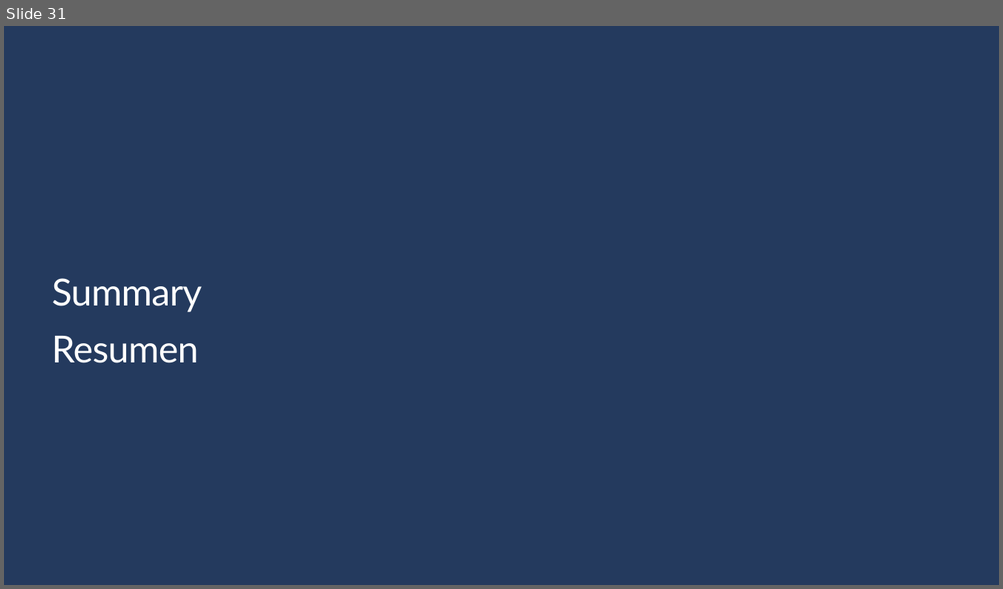
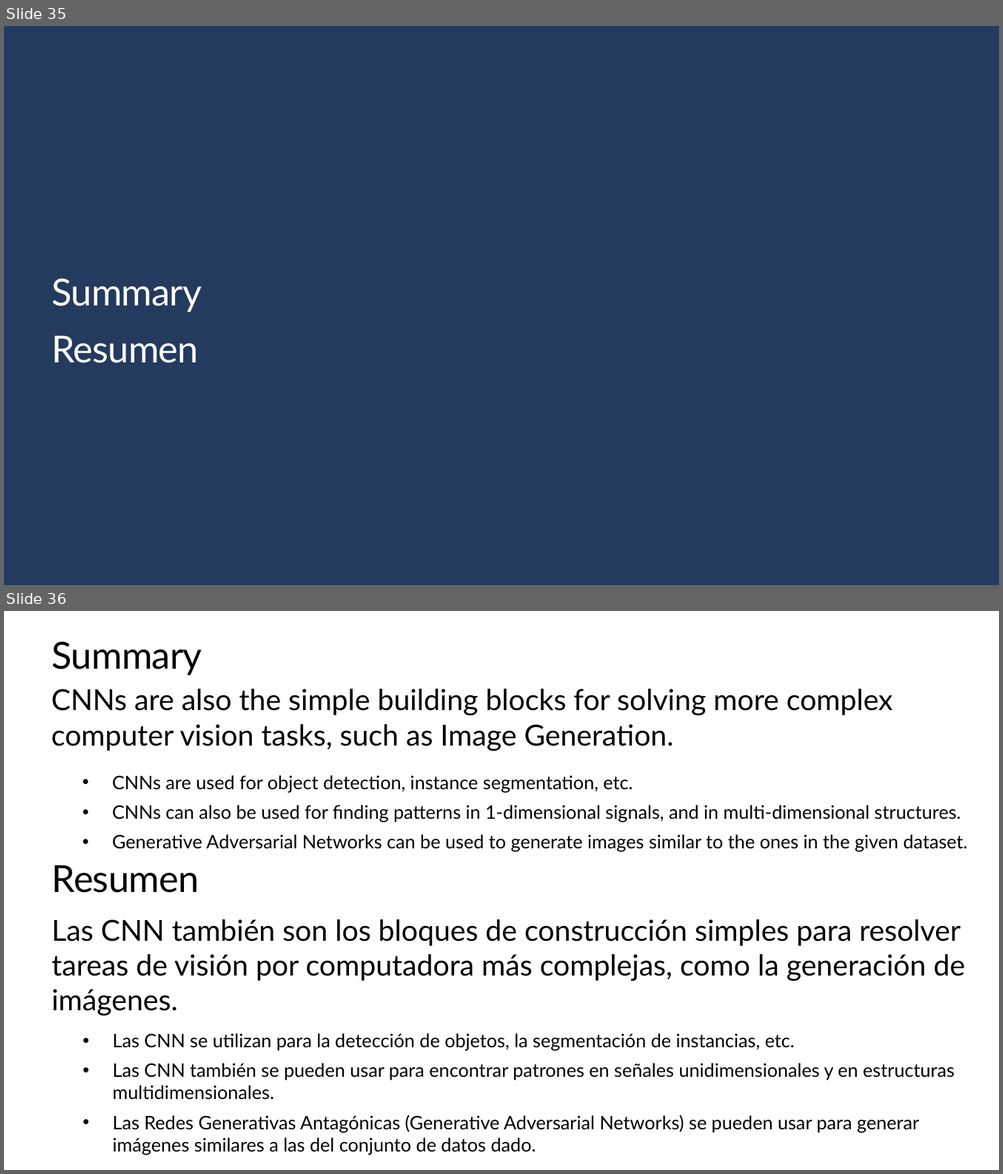
Before and after one commit to Gilberto-Guzman-Student-Ambassadors/Introduction_to_Computer_Vision_with_TensorFlow, a slide deck: presentation/slides.pptx. Shown one above the other, each under a label of ours: slide 31 before the commit, slides 35 and 36 after it. The pictures are 1003x589 and 1003x1174 pixels, drawn with LibreOffice and Linux fonts; fonts in the diff are those of the drawing; background and template pictures are left out. Boxes give left, top, right and bottom in pixels: in the first picture for what was removed or moved away, otherwise in the second. Text is boxed around its words. In the diff, an @@ line names an element or a change of style, - is before the commit and + after.

```diff
--- a/presentation/slides.pptx
+++ b/presentation/slides.pptx
@@ slide 36 added at [4,611,999,1170], background #FFFFFF @@
@@ title added at [52,641,202,675], 36 pt, text #000000 @@
+Summary
@@ text added at [51,689,893,751], 28 pt, text #000000 @@
+CNNs are also the simple building blocks for solving more complex computer vision tasks, such as Image Generation.
@@ text added at [112,775,967,852], 18 pt, text #000000 @@
+• CNNs are used for object detection, instance segmentation, etc.
+• CNNs can also be used for finding patterns in 1-dimensional signals, and in multi-dimensional structures.
+• Generative Adversarial Networks can be used to generate images similar to the ones in the given dataset.
@@ text added at [52,866,199,893], 36 pt, text #000000 @@
+Resumen
@@ text added at [51,920,965,1016], 28 pt, text #000000 @@
+Las CNN también son los bloques de construcción simples para resolver tareas de visión por computadora más complejas, como la generación de imágenes.
@@ text added at [113,1034,954,1156], 18 pt, text #000000 @@
+• Las CNN se utilizan para la detección de objetos, la segmentación de instancias, etc.
+• Las CNN también se pueden usar para encontrar patrones en señales unidimensionales y en estructuras multidimensionales.
+• Las Redes Generativas Antagónicas (Generative Adversarial Networks) se pueden usar para generar imágenes similares a las del conjunto de datos dado.
@@ what was slide 31 is now slide 35 @@
```
Also in this commit, not shown: 3 slides changed, 11 other slides added, 8 slides removed, 1 other file.
